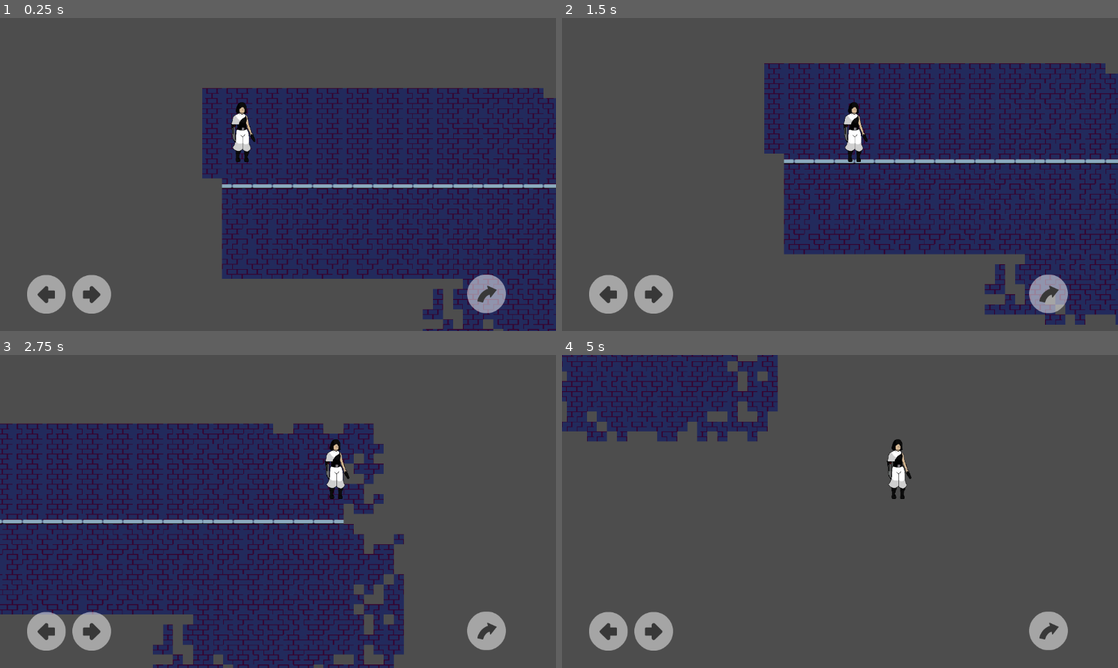
Above: before the commit, frames 1-4 (two rows, left to right).
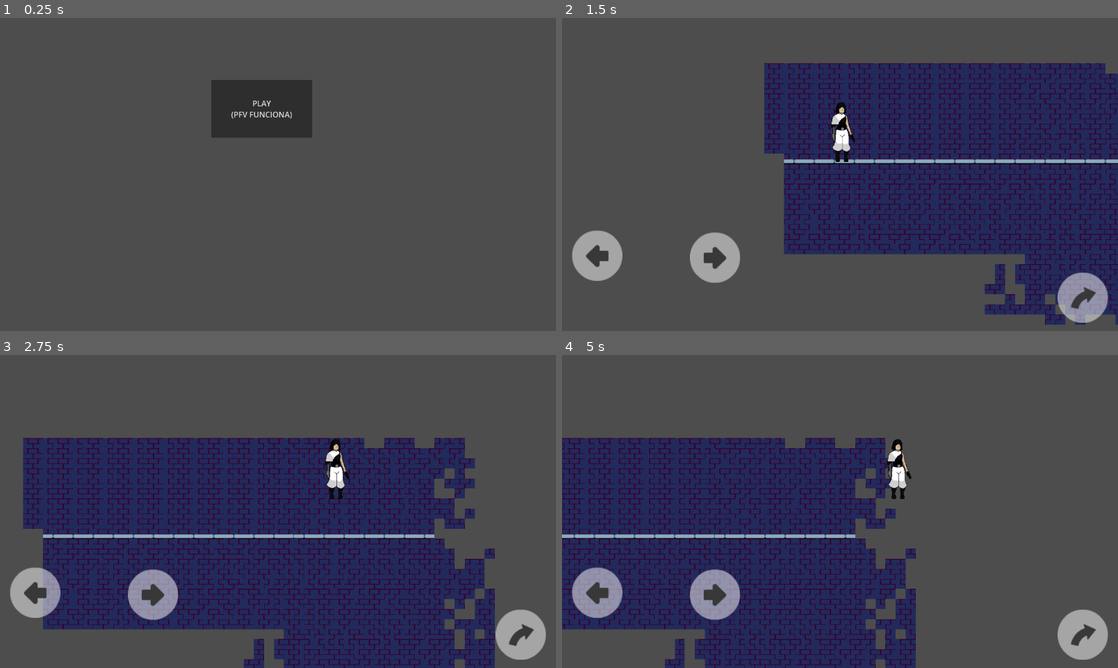
Above: after the commit, the same moments.

Repository: Corsa-Technologies/Terra1-seguro
Game: Godot game, scene res://GUI/Menus/MenuPrincipal/Menuprincipal.tscn
The game is run twice, just before and just after one commit, with the same random seed, the same clock (stepped at 60 frames per second) and the same inputs. Before the commit the project starts from res://Níveis/testes.tscn.
Inputs (mouse positions are in pixels of both pictures, inside the frame that each line leads up to):
- Up to frame 1 (0.25 s): no input
- Up to frame 2 (1.5 s): click (823, 108) at 0.5 s, where only the run after the commit has a clickable "PLAY (PFV FUNCIONA)"; tap Enter at 1.25 s; hold Right (ui_right) from 1.28 s (still down)
- Up to frame 3 (2.75 s): keep holding Right (ui_right); tap Up (ui_up) at 1.52, 2.27 s
- Up to frame 4 (5 s): release Right (ui_right) at 2.78 s; hold Left (ui_left) 2.78-3.53 s; hold Right (ui_right) from 3.53 s (still down); tap Up (ui_up) at 3.77, 4.52 s

The runs differ from the first frame. In frame 1, 42% of the frame differs, in the area x 4-100%, y 19-100%; in frame 2, 5.6%; in frame 3, 35%; in frame 4, 51%, in the area x 0-99%, y 0-100%.

Commit message:
Movimento de player e adição de Menu inicial
O player agora pode usar one way platforms
adicionado menu iniciar com botão play

Diff:
--- a/GUI/Controles/controlecanvas.tscn
+++ b/GUI/Controles/controlecanvas.tscn
@@ -12,19 +12,22 @@
 script = ExtResource("1_6ks27")
 
 [node name="Esquerda" type="TouchScreenButton" parent="."]
-position = Vector2(56, 532)
+position = Vector2(21, 440)
+scale = Vector2(1.3, 1.3)
 texture_normal = ExtResource("1_bf6yd")
 texture_pressed = ExtResource("2_slaio")
 action = "ui_left"
 
 [node name="Direita" type="TouchScreenButton" parent="."]
-position = Vector2(150, 532)
+position = Vector2(265, 444)
+scale = Vector2(1.3, 1.3)
 texture_normal = ExtResource("3_ia54u")
 texture_pressed = ExtResource("4_tjl3u")
 action = "ui_right"
 
 [node name="Pulo" type="TouchScreenButton" parent="."]
-position = Vector2(968, 531)
+position = Vector2(1027, 527)
+scale = Vector2(1.3, 1.3)
 texture_normal = ExtResource("5_qwhvk")
 texture_pressed = ExtResource("6_0dx5n")
 action = "ui_up"
--- /dev/null
+++ b/GUI/Menus/MenuPrincipal/Menuprincipal.tscn
@@ -0,0 +1,23 @@
+[gd_scene load_steps=2 format=3 uid="uid://do8eu7anxsexk"]
+
+[ext_resource type="Script" path="res://GUI/Menus/MenuPrincipal/botãoplay.gd" id="2_kvl8a"]
+
+[node name="Menuprincipal" type="Control"]
+layout_mode = 3
+anchors_preset = 15
+anchor_right = 1.0
+anchor_bottom = 1.0
+grow_horizontal = 2
+grow_vertical = 2
+script = ExtResource("2_kvl8a")
+
+[node name="BotãoPlay" type="Button" parent="."]
+layout_mode = 0
+offset_left = 438.0
+offset_top = 128.0
+offset_right = 647.0
+offset_bottom = 248.0
+text = "PLAY
+(PFV FUNCIONA)"
+
+[connection signal="pressed" from="BotãoPlay" to="." method="_on_botão_play_pressed"]
--- /dev/null
+++ b/GUI/Menus/MenuPrincipal/botãoplay.gd
@@ -0,0 +1,7 @@
+extends Control
+
+
+
+
+func _on_botão_play_pressed() -> void:
+	get_tree().change_scene_to_file("res://Níveis/testes.tscn")
--- a/GUI/controlemovimento.tscn
+++ /dev/null
@@ -1,13 +0,0 @@
-[gd_scene load_steps=2 format=3 uid="uid://cdupsd4by47xh"]
-
-[ext_resource type="PackedScene" uid="uid://6r0hwy3ijx5f" path="res://GUI/Controles/controlecanvas.tscn" id="1_m2hta"]
-
-[node name="Control" type="Control"]
-layout_mode = 3
-anchors_preset = 15
-anchor_right = 1.0
-anchor_bottom = 1.0
-grow_horizontal = 2
-grow_vertical = 2
-
-[node name="ControleTouch" parent="." instance=ExtResource("1_m2hta")]
--- a/Player/Scripts/movimento.gd
+++ b/Player/Scripts/movimento.gd
@@ -1,7 +1,9 @@
 extends CharacterBody2D
 
-const SPEED = 400.0
-const JUMP_VELOCITY = -300.0
+
+
+const SPEED = 300.0
+const JUMP_VELOCITY = -350.0
 
 
 func _physics_process(delta: float) -> void:
@@ -20,5 +22,8 @@
 		velocity.x = direction * SPEED
 	else:
 		velocity.x = move_toward(velocity.x, 0, SPEED)
+	move_and_slide()
 
-	move_and_slide()
+func _input(event : InputEvent):
+	if(event.is_action_pressed("ui_down") && is_on_floor()):
+		position.y +=1
--- a/Player/playercena.tscn
+++ b/Player/playercena.tscn
@@ -1,8 +1,8 @@
 [gd_scene load_steps=8 format=3 uid="uid://c2b5a8wa3xoja"]
 
 [ext_resource type="Script" path="res://Player/Scripts/movimento.gd" id="1_kiena"]
+[ext_resource type="PackedScene" uid="uid://6r0hwy3ijx5f" path="res://GUI/Controles/controlecanvas.tscn" id="2_21c6s"]
 [ext_resource type="Texture2D" uid="uid://b6jbvc0mkpm7c" path="res://Player/Aya_Placeholder.png" id="2_84xb5"]
-[ext_resource type="PackedScene" uid="uid://cdupsd4by47xh" path="res://GUI/controlemovimento.tscn" id="3_c6jgl"]
 
 [sub_resource type="AtlasTexture" id="AtlasTexture_efjqu"]
 atlas = ExtResource("2_84xb5")
@@ -40,15 +40,10 @@
 [node name="CanvasLayer" type="CanvasLayer" parent="."]
 
 [node name="HBoxContainer" type="HBoxContainer" parent="CanvasLayer"]
-anchors_preset = 2
-anchor_top = 1.0
-anchor_bottom = 1.0
-offset_top = -40.0
-offset_right = 40.0
-grow_vertical = 0
+offset_right = 1100.0
+offset_bottom = 140.0
 
-[node name="Control" parent="CanvasLayer/HBoxContainer" instance=ExtResource("3_c6jgl")]
-layout_mode = 2
+[node name="ControleTouch" parent="CanvasLayer/HBoxContainer" instance=ExtResource("2_21c6s")]
 
 [node name="AnimatedSprite2D" type="AnimatedSprite2D" parent="."]
 position = Vector2(3, 12)
--- a/project.godot
+++ b/project.godot
@@ -11,7 +11,7 @@
 [application]
 
 config/name="Decay"
-run/main_scene="res://Níveis/testes.tscn"
+run/main_scene="res://GUI/Menus/MenuPrincipal/Menuprincipal.tscn"
 config/features=PackedStringArray("4.3", "Mobile")
 boot_splash/bg_color=Color(0.0627451, 0.0627451, 0.0627451, 1)
 boot_splash/show_image=false
